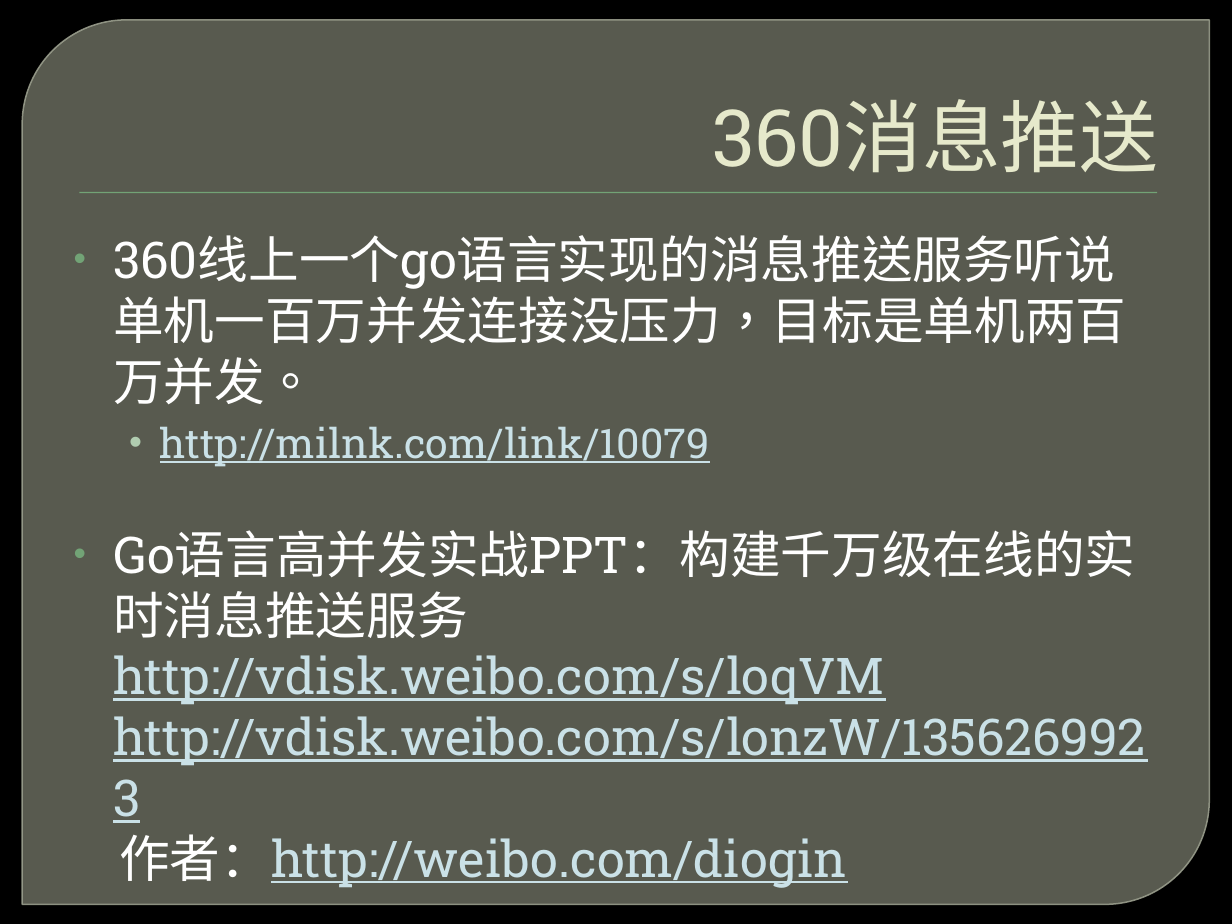
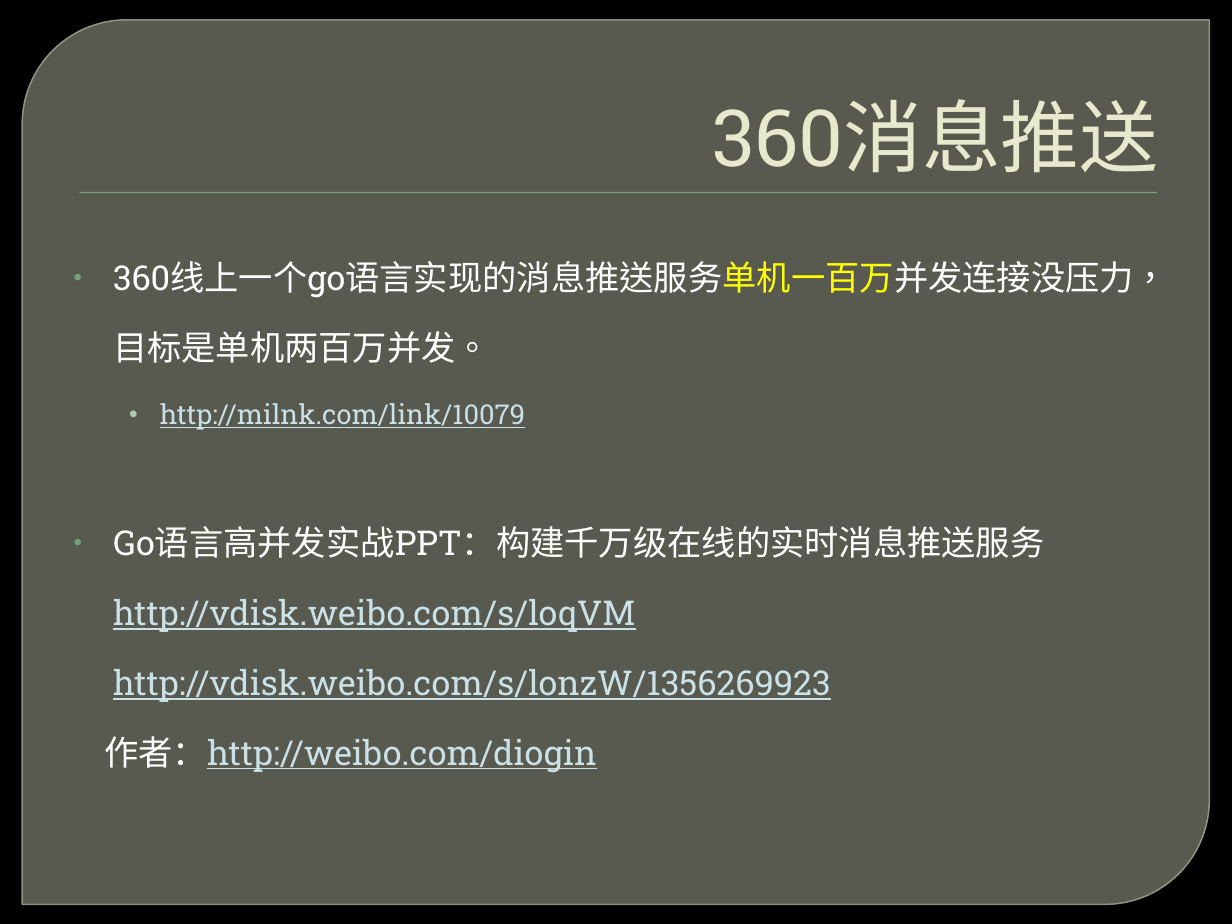
Before and after one commit to ghj1976/lecture, a slide deck: slide 10 of golang简介/Golang介绍.pptx. Drawn at 1232x924 pixels with LibreOffice and Linux fonts; fonts in the diff are those of the drawing; background and template pictures are left out. Boxes give left, top, right and bottom in pixels: in the first picture for what was removed or moved away, otherwise in the second. Text is boxed around its words. In the diff, an @@ line names an element or a change of style, - is before the commit and + after.

```diff
--- a/golang简介/Golang介绍.pptx
+++ b/golang简介/Golang介绍.pptx
@@ text at (x1=113, y1=261, x2=1168, y2=363): text changed; size 29.6 to 20 pt @@
-• 360线上一个go语言实现的消息推送服务听说单机一百万并发连接没压力，目标是单机两百万并发。
+• 360线上一个go语言实现的消息推送服务单机一百万并发连接没压力，目标是单机两百万并发。
@@ text at (x1=104, y1=403, x2=1044, y2=772): size 24.1 to 16 pt in "http://milnk.com/link/10079"; size 29.6 to 20 pt in "Go语言高并发实战PPT：构建千万级在线的实时消息推送服务 http://vdisk.weibo.com/s/loqVM ...", "作者：http://weibo.com/diogin"; line spacing 1 to 1.7 @@
```
Also in this commit, not shown: 26 other slides changed, 4 slides added, 2 slides removed.
